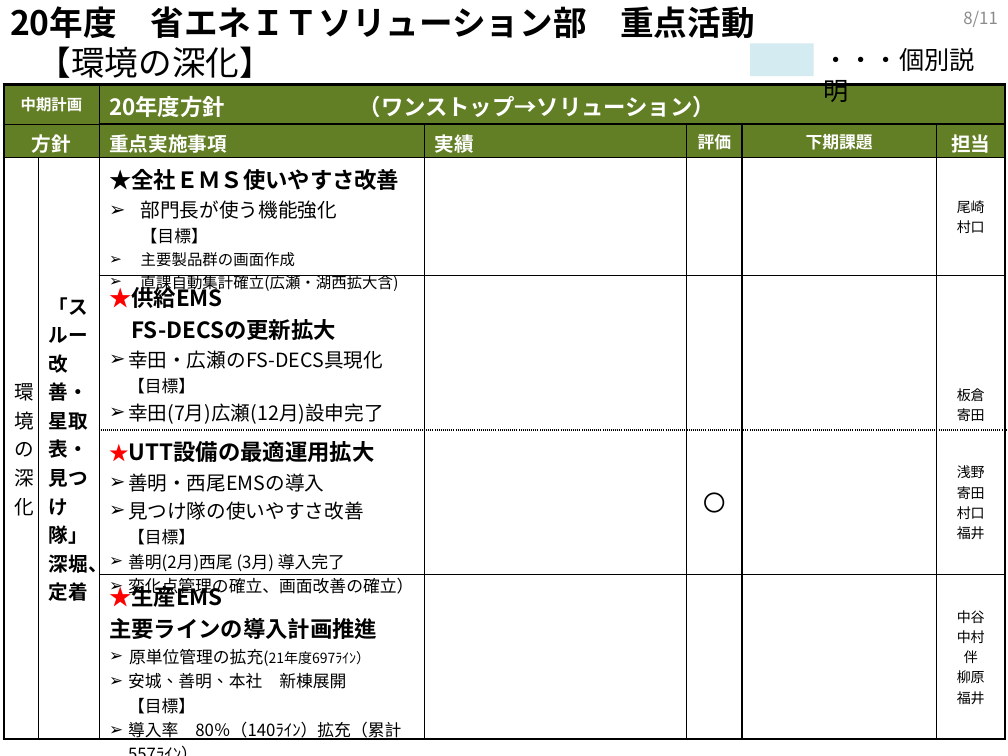
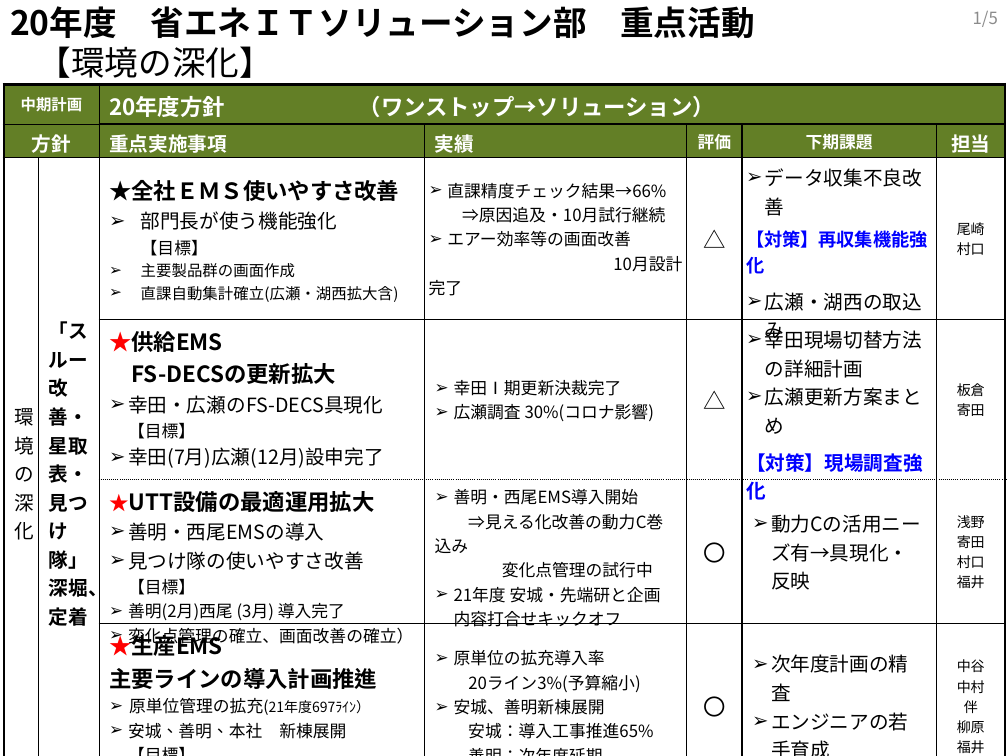
Before and after one commit to nonomura114/data, a slide deck: slide 5 of 20年度_省エネITS部 中間報告まとめ.pptx. Drawn at 1008x756 pixels with LibreOffice and Linux fonts; fonts in the diff are those of the drawing. Boxes give left, top, right and bottom in pixels: in the first picture for what was removed or moved away, otherwise in the second. Text is boxed around its words. In the diff, an @@ line names an element or a change of style, - is before the commit and + after.

```diff
--- a/20年度_省エネITS部 中間報告まとめ.pptx
+++ b/20年度_省エネITS部 中間報告まとめ.pptx
@@ text at <box>973,11,998,27</box>: text changed @@
-8/11
+1/5
@@ rectangle removed at <box>750,43,813,76</box> @@
@@ text removed at <box>824,48,975,102</box> @@
-・・・個別説明
@@ table at <box>4,85,1006,756</box> @@
-row 3: 環境の深化 | 「スルー改善・星取表・見つけ隊」深堀、定着 | ★全社ＥＭＳ使いやすさ改善 / 部門長が使う機能強化 【目標】 / 主要製品群の画面作成 / 直課自動集計確立(広瀬・湖西拡大含) |  |  |  | 尾崎 / 村口
+row 3: 環境の深化 | 「スルー改善・星取表・見つけ隊」深堀、定着 | ★全社ＥＭＳ使いやすさ改善 / 部門長が使う機能強化 【目標】 / 主要製品群の画面作成 / 直課自動集計確立(広瀬・湖西拡大含) | 直課精度チェック結果→66% / ⇒原因追及・10月試行継続 / エアー効率等の画面改善 / 10月設計完了 | △ | データ収集不良改善 / 【対策】再収集機能強化 / 広瀬・湖西の取込み | 尾崎 / 村口
-row 4:  |  | ★供給EMS / FS-DECSの更新拡大 / 幸田・広瀬のFS-DECS具現化 【目標】 / 幸田(7月)広瀬(12月)設申完了 |  |  |  | 板倉 / 寄田
+row 4:  |  | ★供給EMS / FS-DECSの更新拡大 / 幸田・広瀬のFS-DECS具現化 【目標】 / 幸田(7月)広瀬(12月)設申完了 | 幸田Ⅰ期更新決裁完了 / 広瀬調査 30%(コロナ影響) | △ | 幸田現場切替方法の詳細計画 / 広瀬更新方案まとめ / 【対策】現場調査強化 | 板倉 / 寄田
-row 5, column 4: 
+row 5, column 4: 善明・西尾EMS導入開始 / ⇒見える化改善の動力C巻込み / 変化点管理の試行中 / 21年度 安城・先端研と企画内容打合せキックオフ
-row 5, column 6: 
+row 5, column 6: 動力Cの活用ニーズ有→具現化・反映
-row 6:  |  | ★生産EMS / 主要ラインの導入計画推進 / 原単位管理の拡充(21年度697ﾗｲﾝ） / 安城、善明、本社 新棟展開 【目標】 / 導入率 80％（140ﾗｲﾝ）拡充（累計557ﾗｲﾝ） |  |  |  | 中谷 / 中村 / 伴 / 柳原 / 福井
+row 6:  |  | ★生産EMS / 主要ラインの導入計画推進 / 原単位管理の拡充(21年度697ﾗｲﾝ） / 安城、善明、本社 新棟展開 【目標】 / 導入率 80％（140ﾗｲﾝ）拡充（累計557ﾗｲﾝ） | 原単位の拡充導入率 / 20ライン3%(予算縮小) / 安城、善明新棟展開 / 安城：導入工事推進65% / 善明：次年度延期 | 〇 | 次年度計画の精査 / エンジニアの若手育成 | 中谷 / 中村 / 伴 / 柳原 / 福井
```
Also in this commit, not shown: 6 other slides changed, 6 slides added, 3 slides removed, 1 other file.
